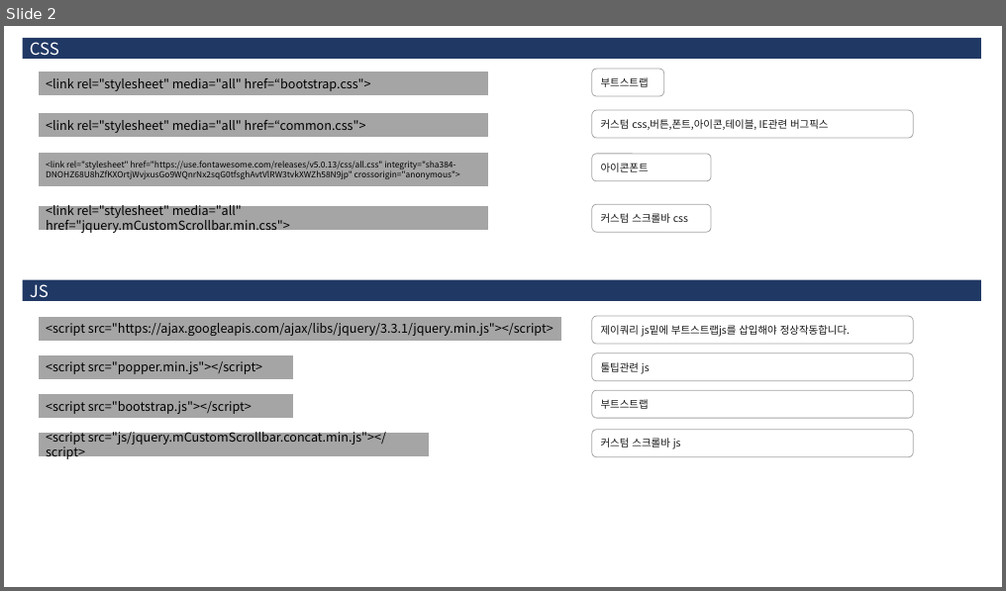
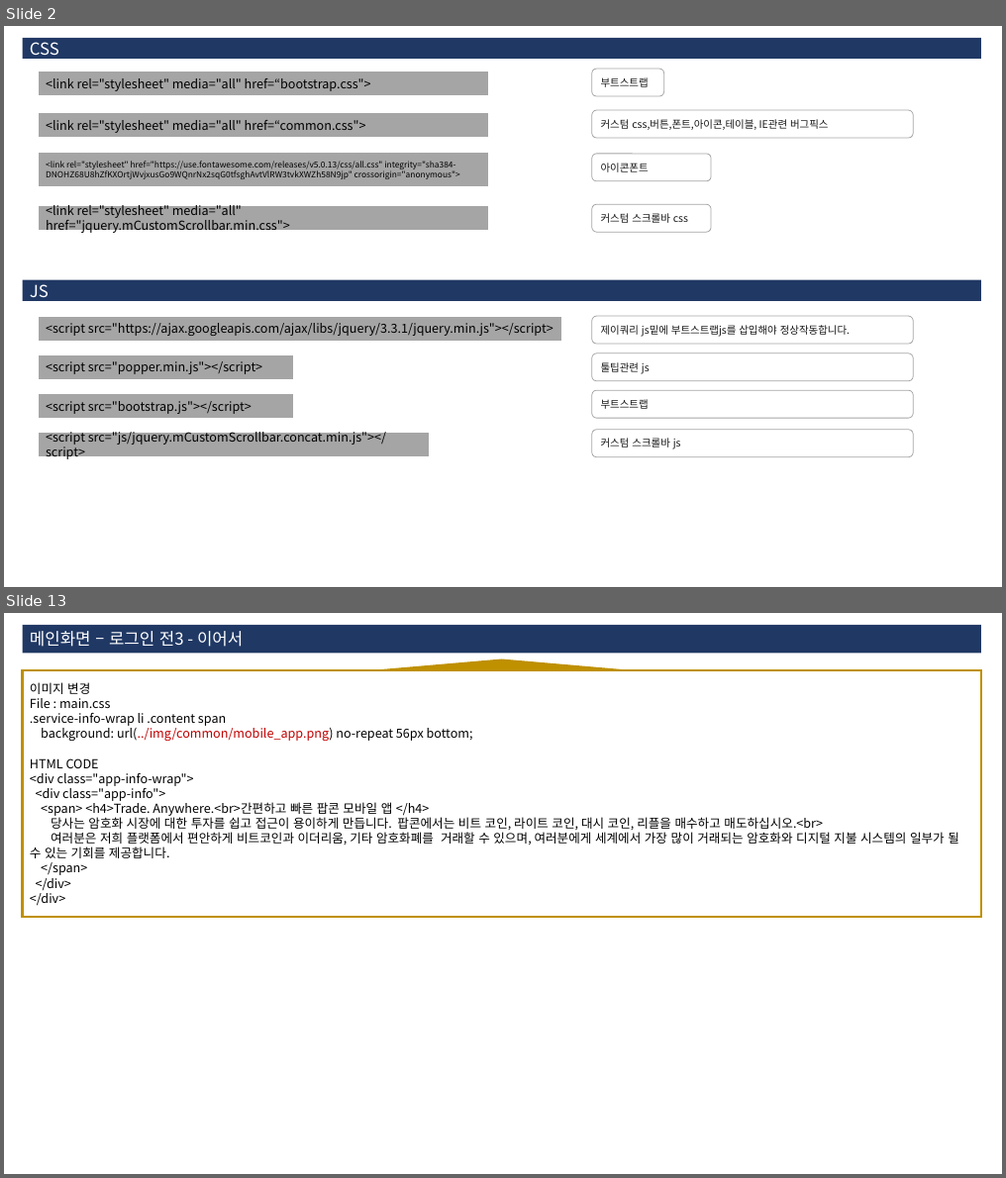
Before and after one commit to 3dwebart/html-publish, a slide deck: web/data/guide.pptx. Shown one above the other, each under a label of ours: slide 2 before the commit, slides 2 and 13 after it; the slides between them are not shown. The pictures are 1006x591 and 1006x1178 pixels, drawn with LibreOffice and Linux fonts; fonts in the diff are those of the drawing. Boxes give left, top, right and bottom in pixels: in the first picture for what was removed or moved away, otherwise in the second. Text is boxed around its words. In the diff, an @@ line names an element or a change of style, - is before the commit and + after.

```diff
--- a/web/data/guide.pptx
+++ b/web/data/guide.pptx
@@ slide 13 added at (4,613,1002,1174), background #FFFFFF @@
@@ rectangle added at (23,625,982,654), fill #203864, 16 pt, text #FFFFFF @@
+메인화면 – 로그인 전3 - 이어서
@@ rectangle added at (23,670,982,917), fill #FFFFFF, outline #BF9000 2.25 pt, 12 pt, text #000000 @@
+이미지 변경
+File : main.css
+.service-info-wrap li .content span
+background: url(../img/common/mobile_app.png) no-repeat 56px bottom;
+HTML CODE
+<div class="app-info-wrap">
+<div class="app-info">
+<span> <h4>Trade. Anywhere.<br>간편하고 빠른 팝콘 모바일 앱 </h4>
+당사는 암호화 시장에 대한 투자를 쉽고 접근이 용이하게 만듭니다. 팝콘에서는 비트 코인, 라이트 코인, 대시 코인, 리플을 매수하고 매도하십시오.<br>
+여러분은 저희 플랫폼에서 편안하게 비트코인과 이더리움, 기타 암호화폐를 거래할 수 있으며, 여러분에게 세계에서 가장 많이 거래되는 암호화와 디지털 지불 시스템의 일부가 될 수 있는 기회를 제공합니다.
+</span>
+</div>
+</div>
@@ triangle added at (371,660,632,670), fill #BF9000 @@
```
Also in this commit, not shown: 5 slides changed, 25 other slides added, 12 slides removed, 14 other files.
